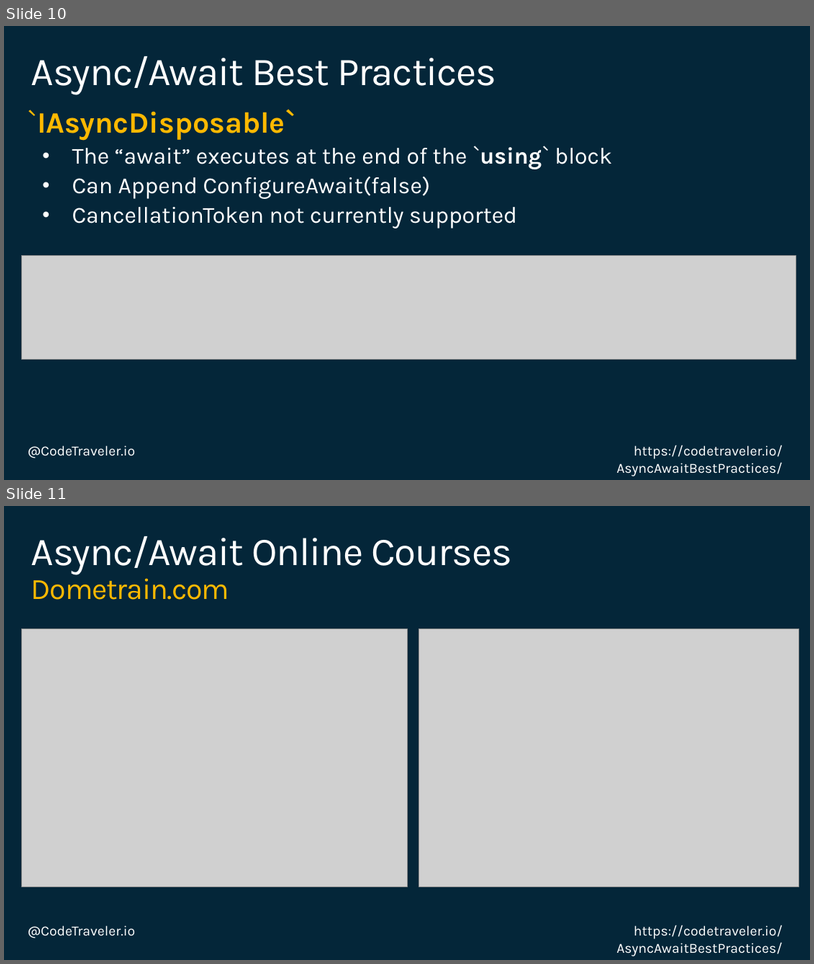
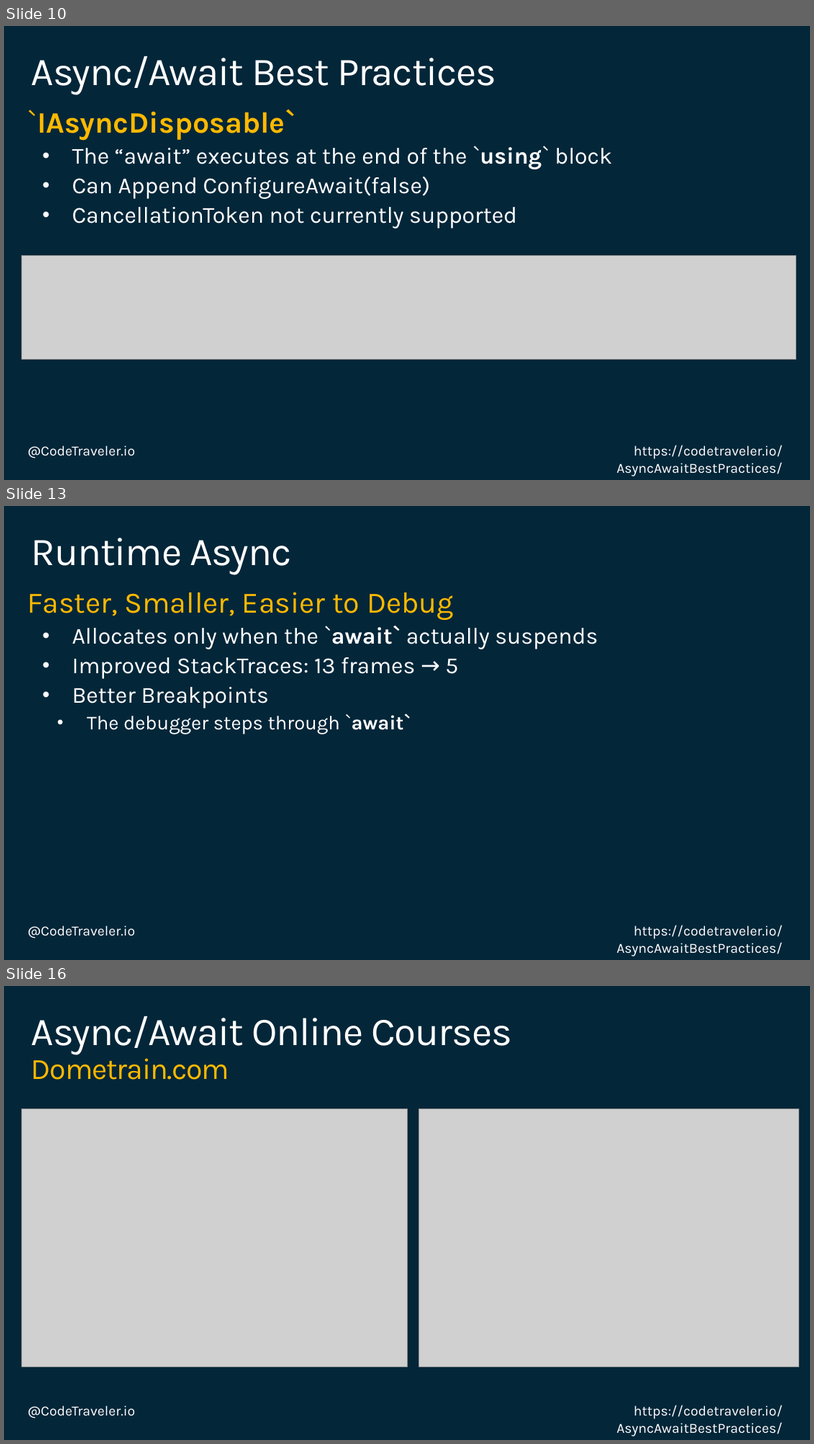
Before and after one commit to TheCodeTraveler/BecomeAnExpertWithAsyncAwait, a slide deck: 2. Correcting Common Async Await Mistakes/AsyncAwaitBestPractices.pptx. Shown one above the other, each under a label of ours: slides 10 and 11 before the commit, slides 10, 13 and 16 after it; the slides between them are not shown. The pictures are 814x964 and 814x1444 pixels, drawn with LibreOffice and Linux fonts; fonts in the diff are those of the drawing; grey boxes stand for pictures; background and template pictures are left out. Boxes give left, top, right and bottom in pixels: in the first picture for what was removed or moved away, otherwise in the second. Text is boxed around its words. In the diff, an @@ line names an element or a change of style, - is before the commit and + after.

Commit message:
Add Runtime Async

```diff
--- a/2. Correcting Common Async Await Mistakes/AsyncAwaitBestPractices.pptx
+++ b/2. Correcting Common Async Await Mistakes/AsyncAwaitBestPractices.pptx
@@ slide 13 added at (x1=4, y1=506, x2=810, y2=960), background #042639; not listed: 2 template elements that a slide beside it also shows @@
@@ title added at (x1=31, y1=538, x2=292, y2=575), 48 pt, text #FFFFFF @@
+Runtime Async
@@ text added at (x1=28, y1=592, x2=598, y2=734), 28 pt, text #FFFFFF @@
+Faster, Smaller, Easier to Debug
+  • Allocates only when the `await` actually suspends
+  • Improved StackTraces: 13 frames → 5
+  • Better Breakpoints
+    • The debugger steps through `await`
@@ what was slide 11 is now slide 16 @@
```
Also in this commit, not shown: 4 other slides added.
